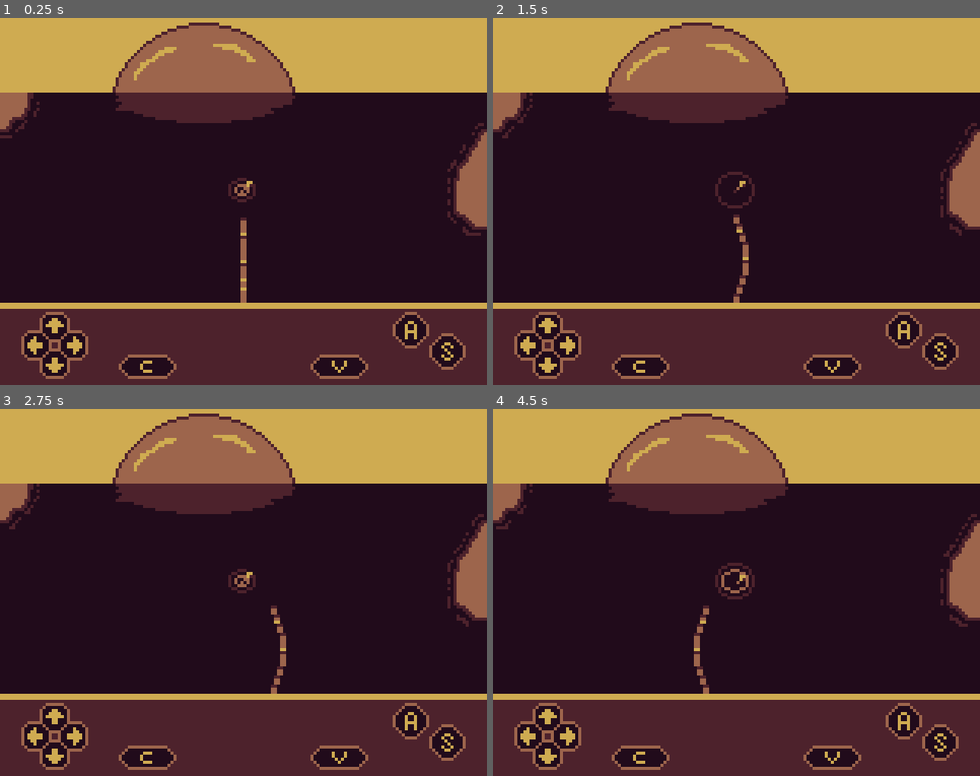
Above: before the commit, frames 1-4 (two rows, left to right).
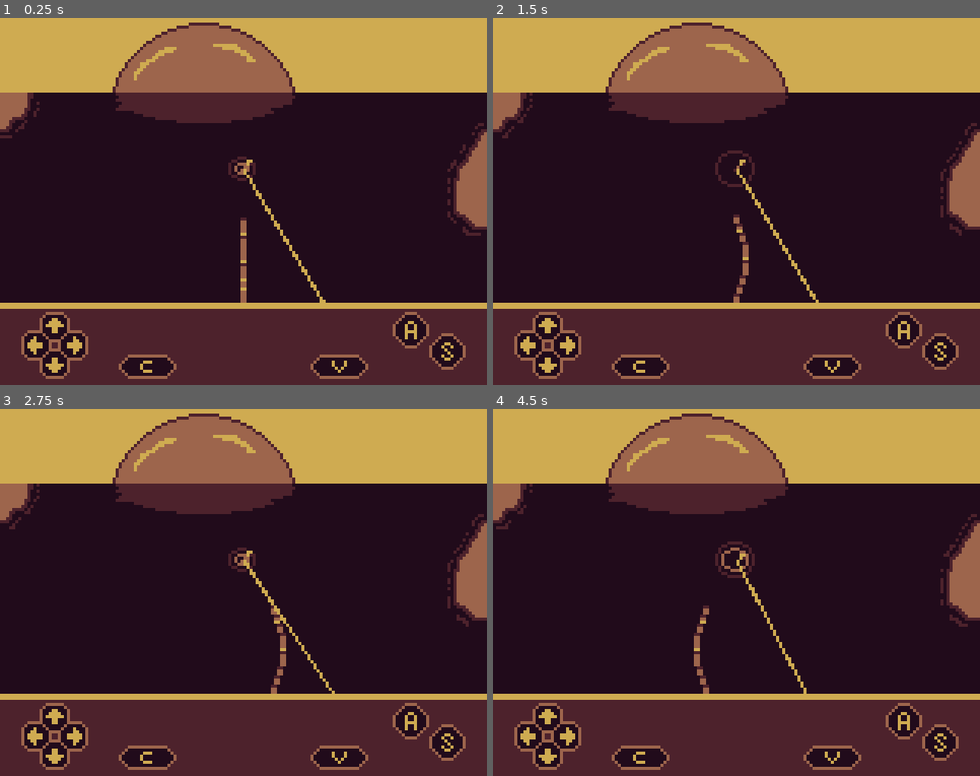
Above: after the commit, the same moments.

Repository: AparneetDey/luckyCatch
Game: Godot game, scene res://scenes/world/world.tscn
The game is run twice, just before and just after one commit, with the same random seed, the same clock (stepped at 60 frames per second) and the same inputs.
Inputs:
- Up to frame 1 (0.25 s): no input
- Up to frame 2 (1.5 s): hold Right (right) 0.53-1.28 s; hold Left (left) from 1.28 s (still down)
- Up to frame 3 (2.75 s): release Left (left) at 2.03 s; hold Right (right) from 2.03 s (still down)
- Up to frame 4 (4.5 s): release Right (right) at 3.53 s; hold Left (left) from 3.53 s (still down)

The runs differ from the first frame. In frame 1, 0.6% of the frame differs, in the area x 46-67%, y 37-78%; in frame 2, 0.6%; in frame 3, 0.6%; in frame 4, 0.8%, in the area x 45-65%, y 36-78%.

Commit message:
Add Fishing scene with dynamic line rendering
Introduce a new `Fishing` scene that groups the bamboo rod, bobber, and a `Line2D` to represent the fishing line. Add a `LinePoint` marker on the bamboo rod and expose it in script so the line can be updated each frame from the rod tip to the bobber. Update `world.tscn` to instance the new `Fishing` scene instead of placing the rod and bobber separately.

Diff:
--- a/bamboo_rod.gd
+++ b/bamboo_rod.gd
@@ -6,6 +6,7 @@
 @export var return_speed : float
 
 @onready var animation_player: AnimationPlayer = %AnimationPlayer
+@onready var line_point: Marker2D = %LinePoint
 
 enum State {IDLE, PULL_LEFT, PULL_RIGHT}
 
--- a/scenes/fishingRod/bamboo_rod.tscn
+++ b/scenes/fishingRod/bamboo_rod.tscn
@@ -96,3 +96,8 @@
 unique_name_in_owner = true
 libraries/ = SubResource("AnimationLibrary_43efo")
 autoplay = &"idle"
+
+[node name="LinePoint" type="Marker2D" parent="." unique_id=949769098]
+unique_name_in_owner = true
+position = Vector2(0, -28)
+gizmo_extents = 0.0
--- /dev/null
+++ b/scenes/fishingRod/fishing.gd
@@ -0,0 +1,18 @@
+class_name Fishing
+extends Node2D
+
+@onready var bamboo_rod: BambooRod = %BambooRod
+@onready var bobber: Node2D = %Bobber
+@onready var fishing_line: Line2D = %FishingLine
+
+# Called when the node enters the scene tree for the first time.
+func _ready() -> void:
+	pass # Replace with function body.
+
+# Called every frame. 'delta' is the elapsed time since the previous frame.
+func _process(_delta: float) -> void:
+	handleFishingLine()
+
+func handleFishingLine() -> void:
+	fishing_line.set_point_position(0, bamboo_rod.line_point.global_position)
+	fishing_line.set_point_position(1, bobber.position)
--- /dev/null
+++ b/scenes/fishingRod/fishing.tscn
@@ -0,0 +1,22 @@
+[gd_scene format=3 uid="uid://b0bfam1bqhrq4"]
+
+[ext_resource type="PackedScene" uid="uid://cl3kuq0kpcsxr" path="res://scenes/fishingRod/bamboo_rod.tscn" id="1_1tkfe"]
+[ext_resource type="Script" uid="uid://pvnlbnurhpv7" path="res://scenes/fishingRod/fishing.gd" id="1_gbvil"]
+[ext_resource type="PackedScene" uid="uid://r1wmc4ra70oc" path="res://scenes/fishingRod/bobber.tscn" id="2_gbvil"]
+
+[node name="Fishing" type="Node2D" unique_id=843873026]
+script = ExtResource("1_gbvil")
+
+[node name="BambooRod" parent="." unique_id=1336956881 instance=ExtResource("1_1tkfe")]
+unique_name_in_owner = true
+position = Vector2(0, -1)
+
+[node name="Bobber" parent="." unique_id=374119411 instance=ExtResource("2_gbvil")]
+unique_name_in_owner = true
+position = Vector2(0, -45)
+
+[node name="FishingLine" type="Line2D" parent="." unique_id=1761840477]
+unique_name_in_owner = true
+points = PackedVector2Array(0, 0, 0, 0)
+width = 1.0
+default_color = Color(0.8117647, 0.67058825, 0.31764707, 1)
--- a/scenes/world/world.tscn
+++ b/scenes/world/world.tscn
@@ -3,8 +3,7 @@
 [ext_resource type="PackedScene" uid="uid://c1tejbeekvmmm" path="res://scenes/environment/river/river.tscn" id="1_sl2e5"]
 [ext_resource type="PackedScene" uid="uid://c4ch4uq2ifiq8" path="res://scenes/environment/sky/sky.tscn" id="2_1fp7r"]
 [ext_resource type="PackedScene" uid="uid://lb8wxqoe3vvg" path="res://scenes/ui/ui.tscn" id="3_1fp7r"]
-[ext_resource type="PackedScene" uid="uid://r1wmc4ra70oc" path="res://scenes/fishingRod/bobber.tscn" id="4_6m72w"]
-[ext_resource type="PackedScene" uid="uid://cl3kuq0kpcsxr" path="res://scenes/fishingRod/bamboo_rod.tscn" id="5_v5dby"]
+[ext_resource type="PackedScene" uid="uid://b0bfam1bqhrq4" path="res://scenes/fishingRod/fishing.tscn" id="4_6m72w"]
 
 [node name="World" type="Node2D" unique_id=1446171337]
 
@@ -14,8 +13,5 @@
 
 [node name="UI" parent="." unique_id=1434395001 instance=ExtResource("3_1fp7r")]
 
-[node name="Bobber" parent="." unique_id=374119411 instance=ExtResource("4_6m72w")]
-position = Vector2(80, 80)
-
-[node name="BambooRod" parent="." unique_id=1336956881 instance=ExtResource("5_v5dby")]
-position = Vector2(80, 117)
+[node name="Fishing" parent="." unique_id=843873026 instance=ExtResource("4_6m72w")]
+position = Vector2(80, 118)
Not shown, added: scenes/fishingRod/fishing.gd.uid
